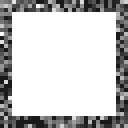
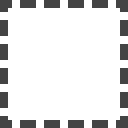
Layer changes from the first 128 × 128 image to the second:
showed "Layer 19", painted on it over (x1=0, y1=0, x2=128, y2=128)
hid "Layer 2" over (x1=0, y1=0, x2=128, y2=128)
